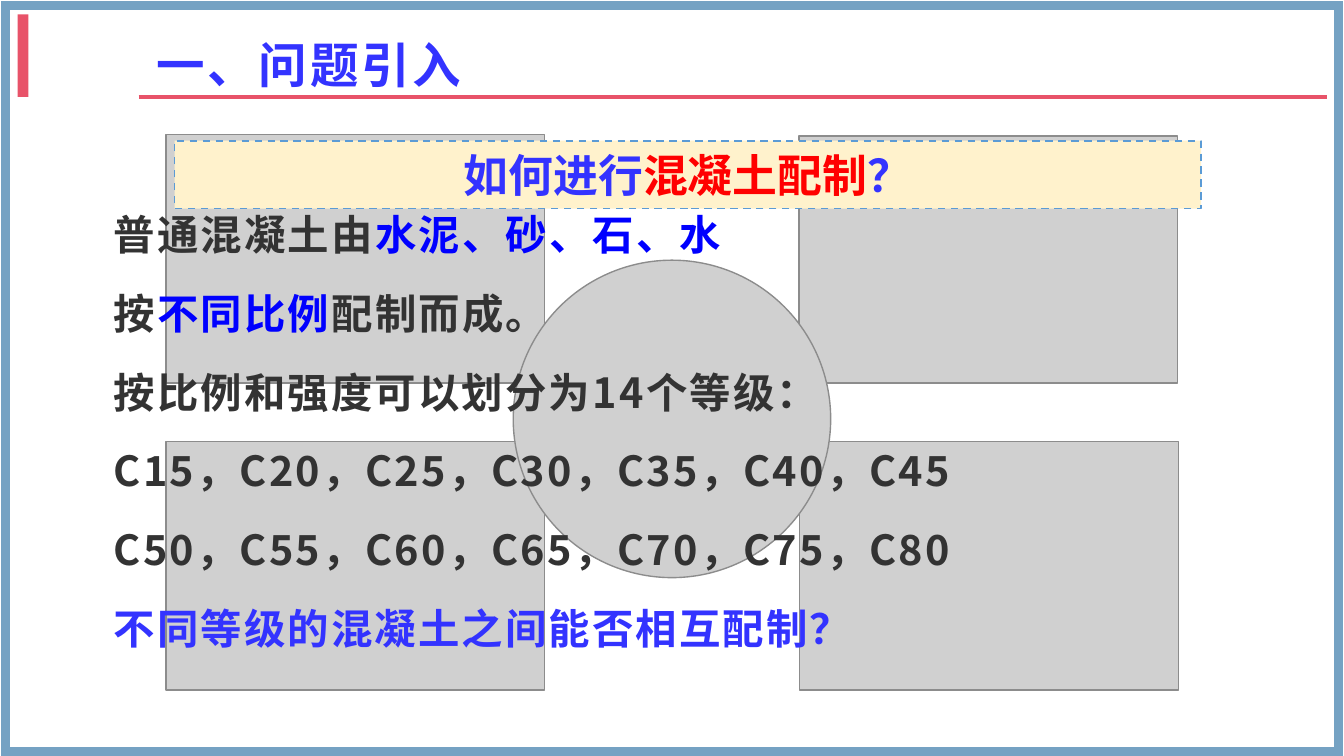
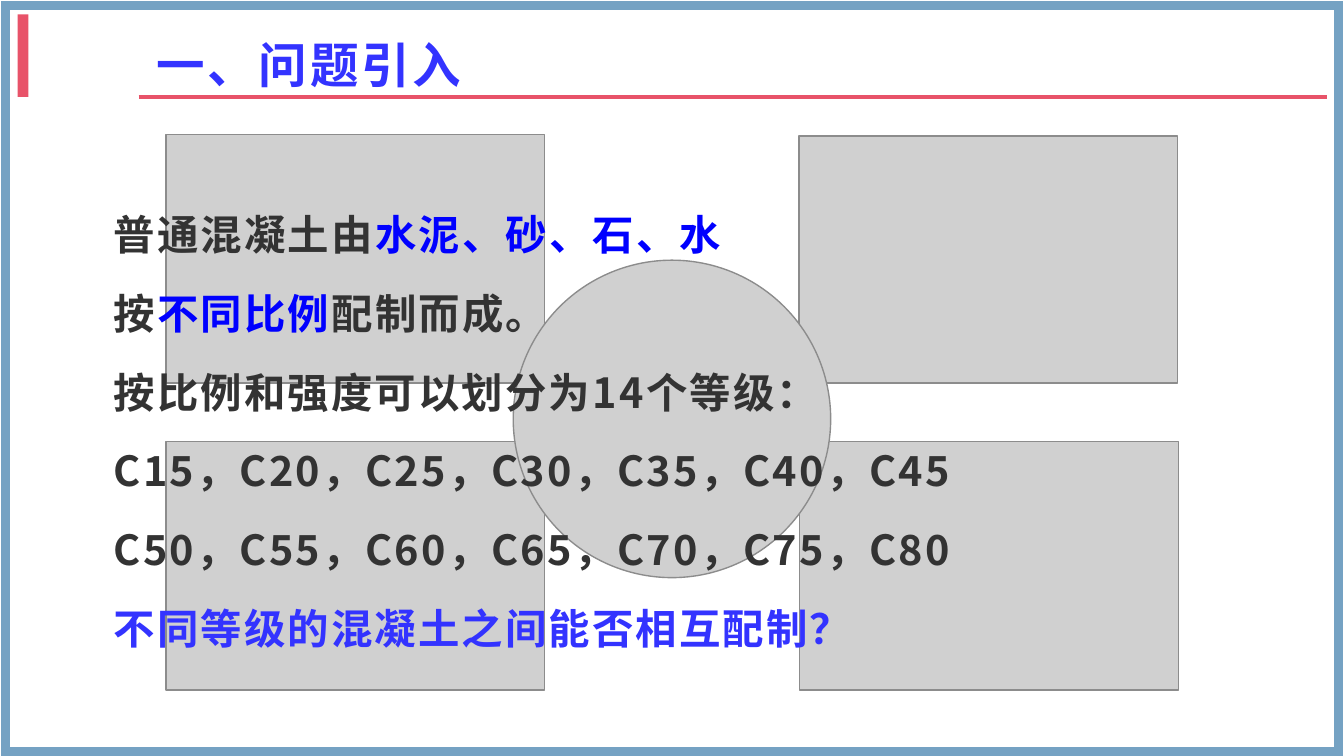
Before and after one commit to zhangshenxing/zhangshenxing.github.io, a slide deck: slide 2 of zsx.pptx. Drawn at 1344x756 pixels with LibreOffice and Linux fonts; fonts in the diff are those of the drawing; grey boxes stand for pictures; background and template pictures are left out. Boxes give left, top, right and bottom in pixels: in the first picture for what was removed or moved away, otherwise in the second. Text is boxed around its words. In the diff, an @@ line names an element or a change of style, - is before the commit and + after.

```diff
--- a/zsx.pptx
+++ b/zsx.pptx
@@ rectangle removed at [175,141,1202,208] @@
-如何进行混凝土配制？
```
Also in this commit, not shown: 2 other slides changed, 3 other files.
